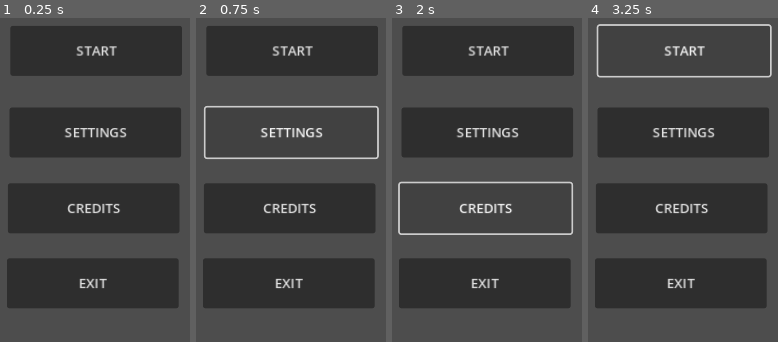
Above: before the commit, frames 1-4 (left to right).
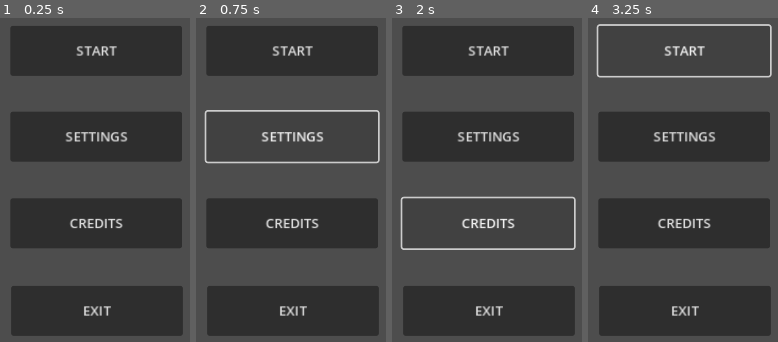
Above: after the commit, the same moments.

Repository: gracexuwt/gdc_jam
Game: Godot game, scene res://scenes/menus/title_screen.tscn
Same seed, same stepped clock (60 frames per second), same inputs: the game is played once before the commit and once after it. After the commit the project has no main scene; this scene is started directly in both runs.
Inputs:
- Up to frame 1 (0.25 s): no input
- Up to frame 2 (0.75 s): click "SETTINGS" at 0.5 s
- Up to frame 3 (2 s): click "CREDITS" at 1.25 s
- Up to frame 4 (3.25 s): click "START" at 2 s; click "START" at 2.75 s

The runs differ from the first frame. In frame 1, 27% of the frame differs, in the area x 3-97%, y 27-99%; in frame 2, 28%; in frame 3, 22%; in frame 4, 27%.

Commit message:
Initialize Godot

Diff:
--- a/project.godot
+++ b/project.godot
@@ -11,7 +11,6 @@
 [application]
 
 config/name="2024 GDC Jam"
-run/main_scene="res://scenes/menus/title_screen.tscn"
 config/features=PackedStringArray("4.2", "Forward Plus")
 config/icon="res://icon.svg"
 
--- /dev/null
+++ b/resources/tiles.tres
@@ -0,0 +1,3 @@
+[gd_resource type="TileSet" format=3 uid="uid://p8bkst3dw3qj"]
+
+[resource]
--- /dev/null
+++ b/scenes/levels/level1.tscn
@@ -0,0 +1,3 @@
+[gd_scene format=3 uid="uid://bpqigkdck2aga"]
+
+[node name="Level1" type="Node2D"]
--- a/scenes/menus/title_screen.tscn
+++ b/scenes/menus/title_screen.tscn
@@ -1,9 +1,12 @@
-[gd_scene load_steps=2 format=3 uid="uid://t62cq2m0nkkw"]
+[gd_scene format=3 uid="uid://c5lvmqynn4lye"]
 
-[ext_resource type="Script" path="res://scenes/menus/title_screen.gd" id="1_dwhtl"]
-
-[node name="TitleScreen" type="Node"]
-script = ExtResource("1_dwhtl")
+[node name="TitleScreen" type="Control"]
+layout_mode = 3
+anchors_preset = 15
+anchor_right = 1.0
+anchor_bottom = 1.0
+grow_horizontal = 2
+grow_vertical = 2
 
 [node name="Start_button" type="Button" parent="."]
 offset_left = 640.0
@@ -13,22 +16,23 @@
 text = "START"
 
 [node name="Settings_button" type="Button" parent="."]
-offset_left = 637.0
-offset_top = 292.0
-offset_right = 843.0
-offset_bottom = 352.0
+offset_left = 640.0
+offset_top = 206.0
+offset_right = 846.0
+offset_bottom = 266.0
+text = "SETTINGS"
+
+[node name="Credits_button" type="Button" parent="."]
+offset_left = 640.0
+offset_top = 310.0
+offset_right = 846.0
+offset_bottom = 370.0
 text = "CREDITS"
 
-[node name="Credits_button" type="Button" parent="."]
-offset_left = 639.0
-offset_top = 201.0
-offset_right = 845.0
-offset_bottom = 261.0
-text = "SETTINGS"
-
 [node name="Exit_button" type="Button" parent="."]
-offset_left = 636.0
-offset_top = 382.0
-offset_right = 842.0
-offset_bottom = 442.0
-text = "EXIT"
+offset_left = 641.0
+offset_top = 415.0
+offset_right = 847.0
+offset_bottom = 475.0
+text = "EXIT
+"
--- /dev/null
+++ b/scenes/player/player.gd
@@ -0,0 +1,11 @@
+extends Node
+
+
+# Called when the node enters the scene tree for the first time.
+func _ready():
+	pass # Replace with function body.
+
+
+# Called every frame. 'delta' is the elapsed time since the previous frame.
+func _process(delta):
+	pass
--- /dev/null
+++ b/scenes/utilities/bgm.gd
@@ -0,0 +1,11 @@
+extends Node
+
+
+# Called when the node enters the scene tree for the first time.
+func _ready():
+	pass # Replace with function body.
+
+
+# Called every frame. 'delta' is the elapsed time since the previous frame.
+func _process(delta):
+	pass
